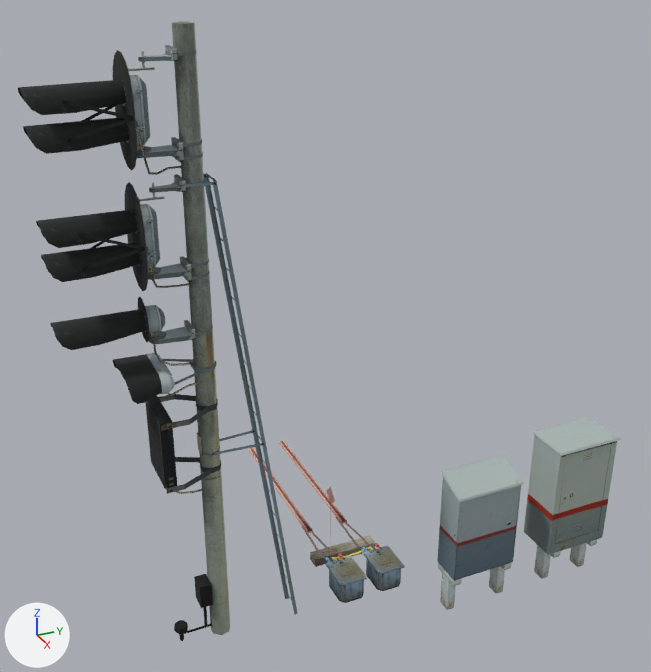
Two versions of the glTF model data/models/default-objects/ab_rout.gltf, one commit apart.
One viewpoint serves both versions: a camera (50 mm lens) standing at (8.72, -1.78, 8.19) and looking at (-1.26, 2.71, 3.2). The lights are fixed; the arrows at lower left show +X, +Y and +Z. The picture after the commit comes second.

Names of what the first picture shows: 'Scene Root_Green3_linzPol_Green3_linzPol-GEODE_TransNorm1_0', 'Scene Root_Signal_Signal-OFFSET_Signal-GEODE_TransNorm1_0', 'Scene Root_Дроссель1_Дроссель1-GEODE_TransNorm1', 'Scene Root_Маршрутный указатель_Маршру', 'Scene Root_козырёк-01_козырёк-01-OFFSET_козы', 'Scene Root_козырёк-04_козырёк-04-OFFSET_козы', 'Scene Root_козырёк-05_козырёк-05-OFFSET_козы', 'Scene Root_козырёк-06_козырёк-06-OFFSET_козы', 'Scene Root_козырёк-07_козырёк-07-OFFSET_козы', 'Scene Root_лестница_лестница-GEODE_TransNorm1_0', 'Scene Root_релейный ящик2_релейный ящик', 'Scene Root_релейный ящик_релейный ящик-' and 42 more.
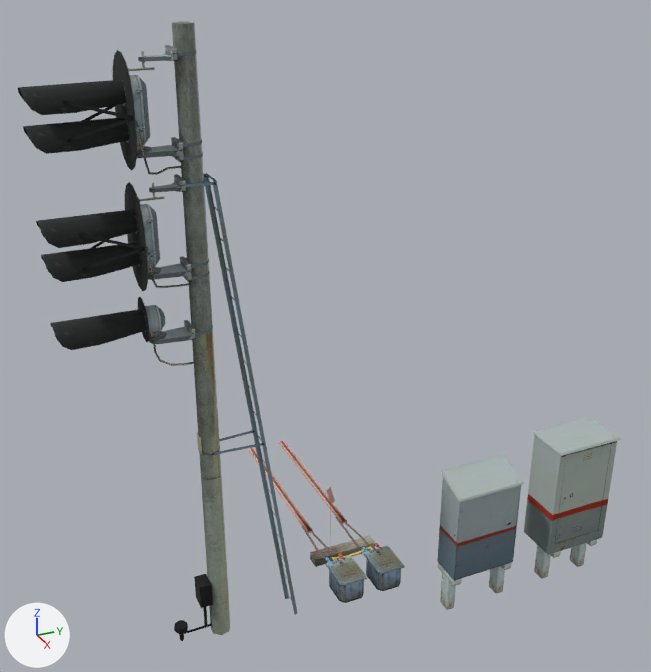
Boxes (x1, y1, x2, y2) around the edits, measured in the pictures (651 x 672 px):
```json
{"object": "Scene Root_Маршрутный указатель_Маршру", "change": "deleted", "before": [145, 394, 221, 494]}
{"object": "Scene Root_Green3_linzPol_Green3_linzPol-GEODE_TransNorm1_0", "change": "deleted", "before": [113, 353, 217, 404]}
```

Scene script edits in JSON lines:
```json
{"op": "remove", "block": "ob_scene_root_green3_linzpol_green3_linzpol_geode_transnorm1_0", "code": ["ob_scene_root_green3_linzpol_green3_linzpol_geode_transnorm1_0 = bpy.data.objects.new('Scene Root_Green3_linzPol_Green3_linzPol-GEODE_TransNorm1_0', me_scene_root_green3_linzpol_green3_linzpol_geode_transnorm1_0_003)", "ob_scene_root_green3_linzpol_green3_linzpol_geode_transnorm1_0.location = (0.0, 0.0, 0.0)"]}
{"op": "remove", "block": "ob_scene_root_маршрутный_указатель_маршру", "code": ["ob_scene_root_маршрутный_указатель_маршру = bpy.data.objects.new('Scene Root_Маршрутный указатель_Маршру', me_scene_root_маршрутный_указатель_марш_002)", "ob_scene_root_маршрутный_указатель_маршру.location = (0.0, 0.0, 0.0)"]}
```
